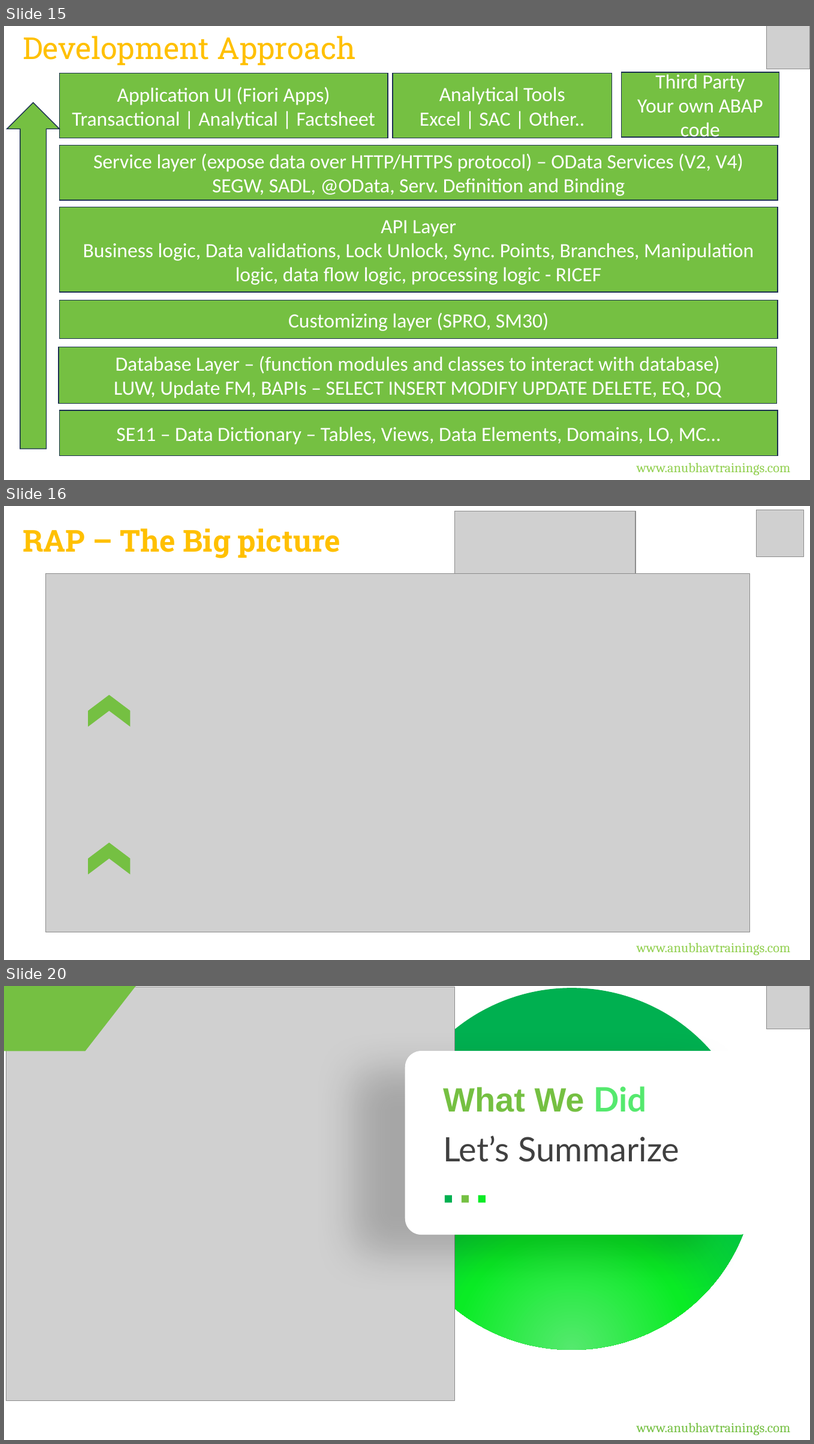
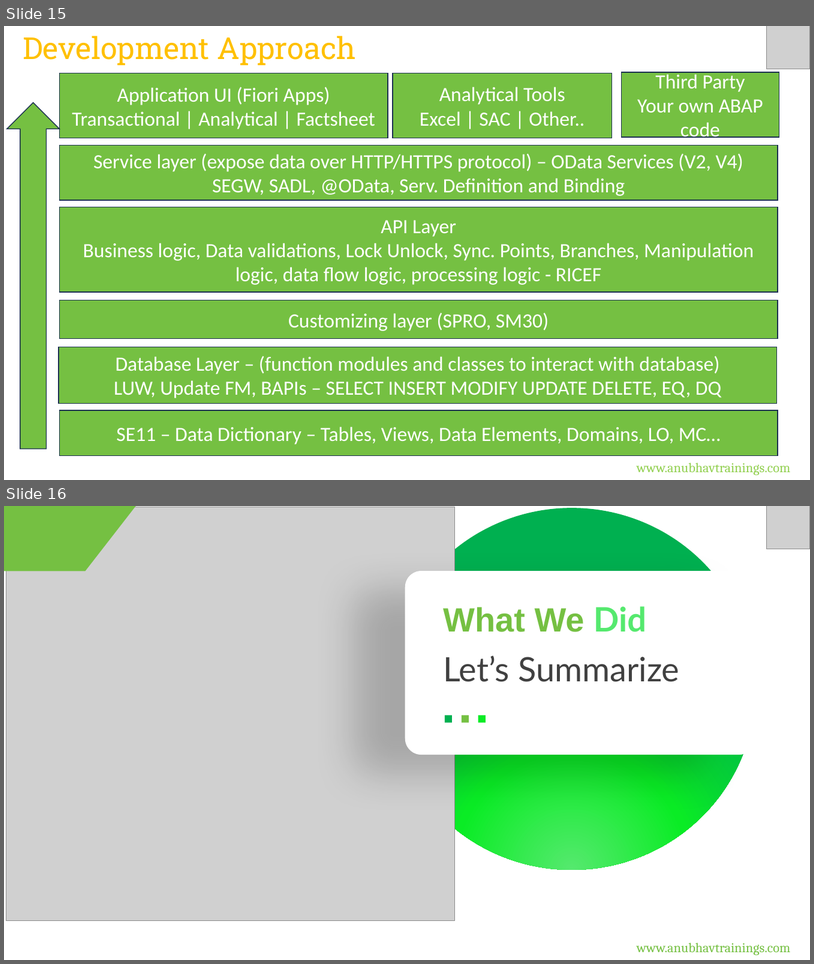
Before and after one commit to soyuztechnologies/bosch-rap-training-pune, a slide deck: Day 2/DAY-2.pptx. Shown one above the other, each under a label of ours: slides 15, 16 and 20 before the commit, slides 15 and 16 after it; the slides between them are not shown. The pictures are 814x1444 and 814x964 pixels, drawn with LibreOffice and Linux fonts; fonts in the diff are those of the drawing; grey boxes stand for pictures. Boxes give left, top, right and bottom in pixels: in the first picture for what was removed or moved away, otherwise in the second. Text is boxed around its words. In the diff, an @@ line names an element or a change of style, - is before the commit and + after.

```diff
--- a/Day 2/DAY-2.pptx
+++ b/Day 2/DAY-2.pptx
@@ slide 16 removed at <box>4,506,810,960</box>, background #FFFFFF @@
@@ picture removed at <box>455,511,636,573</box> @@
@@ picture removed at <box>756,510,804,556</box> @@
@@ title removed at <box>23,528,341,558</box> @@
-RAP – The Big picture
@@ picture removed at <box>46,574,750,933</box> @@
@@ chevron removed at <box>89,694,131,727</box> @@
@@ chevron removed at <box>89,842,131,874</box> @@
@@ text removed at <box>637,942,791,955</box> @@
-www.anubhavtrainings.com
@@ what was slide 20 is now slide 16 @@
```
Also in this commit, not shown: 3 other slides removed, 1 other file.
